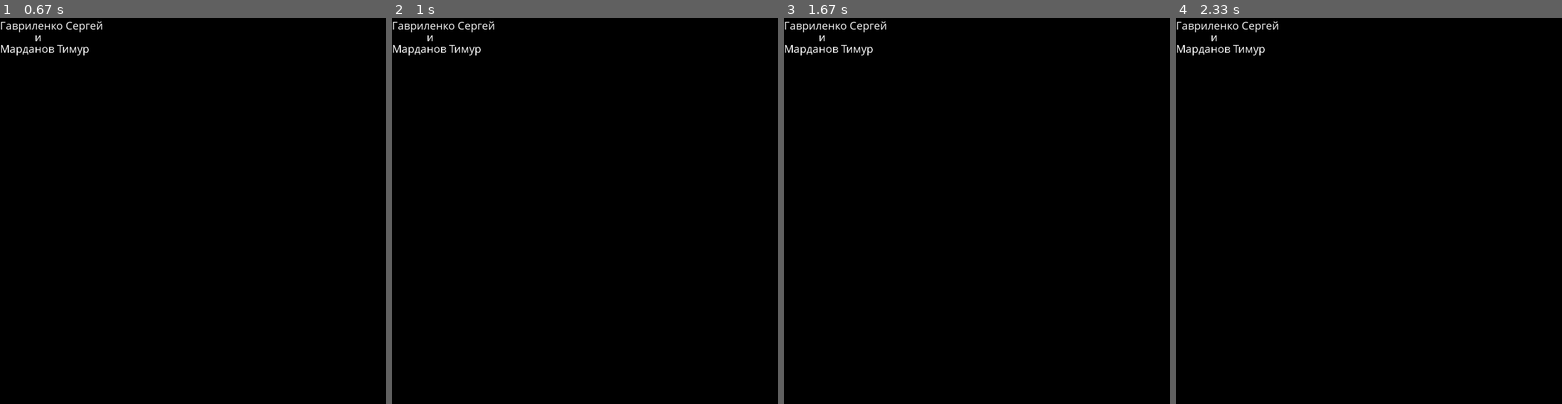
Above: before the commit, frames 1-4 (left to right).
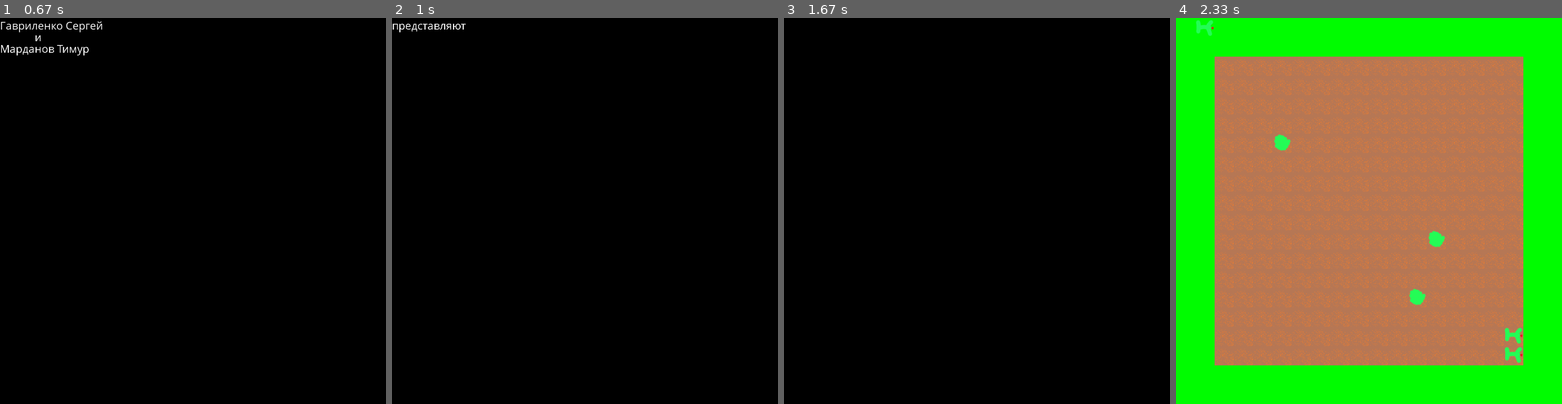
Above: after the commit, the same moments.

Repository: 00jeser/PyGameYandexLyceumProject
Game: pygame game, started from main.py
Same seed, same stepped clock (60 frames per second), same inputs: the game is played once before the commit and once after it.
Inputs (mouse positions are in pixels of both pictures, inside the frame that each line leads up to):
- Up to frame 1 (0.67 s): press the mouse at (30, 45) at 0.37 s; move the mouse to (54, 172) at 0.47 s; release the mouse at (73, 299) at 0.6 s
- Up to frame 2 (1 s): click (484, 68) at 0.72 s
- Up to frame 3 (1.67 s): click (818, 25) at 1.05 s, where only the run after the commit has a clickable "представляют"
- Up to frame 4 (2.33 s): no input

Frame 1 is identical in both runs. In frame 2, 0.5% of the frame differs, in the area x 0-27%, y 0-10%; in frame 3, 0.4%; in frame 4, 100%, in the area x 0-100%, y 0-100%.

Commit message:
разработка механики ходов

Diff:
--- a/Board.py
+++ b/Board.py
@@ -6,9 +6,12 @@
 pos = (100, 100)
 
 hod = 0  # 0-player 1-hoding 2-enemy
+lastHod = 2
 hoding = 0
+moovingEnemy = ''
+moovingCoords = [(0,0),(10,10)]
 hodingPoint = (0, 0)
-errorFlag = False
+errorFlag = True
 errorPoint = (-100, -100)
 
 
@@ -28,37 +31,69 @@
     def GetCoords(self, a):
         return (self.GetCoord(a[0]), self.GetCoord(a[1]))
 
+    def GetCell(self, n):
+        return (n - pos[0]) // (size[0]//16)
+
+    def GetCells(self, n):
+        return (self.GetCell(n[0]), self.GetCell(n[1]))
+
     def render(self, events):
-        global hod  # 0-player 1-hoding 2-enemy
+        global hod
         global hoding
         global hodingPoint
         global errorFlag
         global errorPoint
+        global moovingEnemy
+        global moovingCoords
+        global lastHod
         for i in range(16):
             for ii in range(16):
-                p = (size[0]//16*i+pos[0], size[1]//16*ii+pos[1])
+                p = self.GetCoords((i, ii))
                 s = (size[0]//16, size[1]//16)
                 if hod == 0:
                     if errorFlag:
                         pygame.draw.rect(self.screen, (200, 0, 0),
-                                        (*errorPoint, 50, 50), 2)
+                                         (*errorPoint, 50, 50), 2)
                     else:
                         pygame.draw.rect(self.screen, (0, 200, 0),
-                                        (*errorPoint, 50, 50), 2)
+                                         (*errorPoint, 50, 50), 2)
                     pygame.draw.rect(self.screen, (0, 0, 200),
                                      (*self.GetCoords(hodingPoint), 50, 50), 3)
-                    for e in self.pole[i][ii]:
-                        if e[0] == 'b':
-                            self.modules['BackgroundsDrawer'].draw(e[1:], *p, *s)
-                        elif e[0] == 'e':
-                            self.modules['EnemyDrawer'].draw(
-                                e[1:], *p, *s, self.pole)
+                for e in self.pole[i][ii]:
+                    if e[0] == 'b':
+                        self.modules['BackgroundsDrawer'].draw(
+                            e[1:], *p, *s)
+                    elif e[0] == 'e':
+                        self.modules['EnemyDrawer'].draw(
+                            e[1:], *p, *s, self.pole)
+        if hod == 1:
+            if moovingCoords[0][0] > moovingCoords[1][0]:
+                moovingCoords[0] = (moovingCoords[0][0] - 1, moovingCoords[0][1])
+            elif moovingCoords[0][0] < moovingCoords[1][0]:
+                moovingCoords[0] = (moovingCoords[0][0] + 1, moovingCoords[0][1])
+            if moovingCoords[0][1] > moovingCoords[1][1]:
+                moovingCoords[0] = (moovingCoords[0][0], moovingCoords[0][1] - 1)
+            elif moovingCoords[0][1] < moovingCoords[1][1]:
+                moovingCoords[0] = (moovingCoords[0][0], moovingCoords[0][1] + 1)
+            self.modules['EnemyDrawer'].draw(moovingEnemy[1:], *moovingCoords[0], *(50, 50), self.pole)
+            if moovingCoords[0] == moovingCoords[1]:
+                hoding -= 1
+                if hoding <= 0:
+                    coords = self.GetCells(moovingCoords[0])
+                    self.pole[coords[0]][coords[1]].append(moovingEnemy)
+                    hod = 0
+
         for event in events:
             if event.type == pygame.MOUSEBUTTONUP:
-                PosX, PosY = event.pos
-                print(PosX, PosY)
+                PosX, PosY = self.GetCells(event.pos)
                 if not errorFlag:
-                    pass
+                    moovingEnemy = self.pole[hodingPoint[0]][hodingPoint[1]][-1]
+                    del self.pole[hodingPoint[0]][hodingPoint[1]][-1]
+                    moovingCoords = [self.GetCoords(hodingPoint), self.GetCoords((PosX, PosY))]
+                    hoding = 20
+                    hod = 1
+                    hodingPoint = (0, 1)
+
             if event.type == pygame.MOUSEMOTION:
                 PosX, PosY = event.pos
                 if size[0]+pos[0] > PosX > pos[0] and size[1]+pos[1] > PosY > pos[1]:
--- a/GameLevel.py
+++ b/GameLevel.py
@@ -17,7 +17,9 @@
         for y in range(16):
             ff = f[y].split(',')
             for x in range(16):
-                self.board.pole[x][y] = ff[x].split()
+                self.board.pole[x][y] = []
+                for n in ff[x].split():
+                    self.board.pole[x][y].append(n)
 
 
     def render(self, events):
--- a/main.py
+++ b/main.py
@@ -19,7 +19,7 @@
     'BackgroundsDrawer': drawer0,
     'EnemyDrawer': drawer1
 }
-FPS = 30
+FPS = 120
 clock = pygame.time.Clock()
 
 for i in modules.keys():
